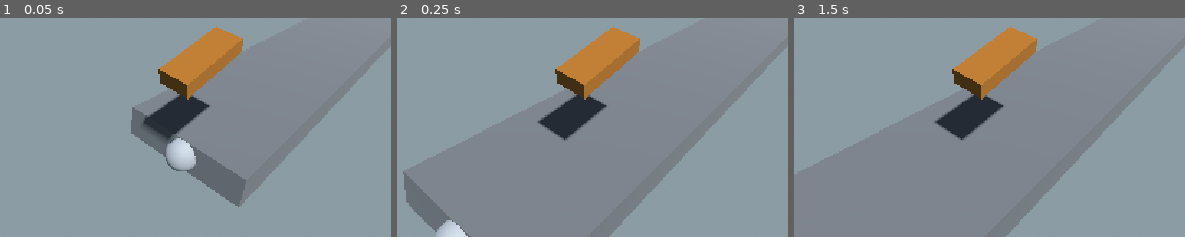
Above: before the commit, frames 1-3 (left to right).
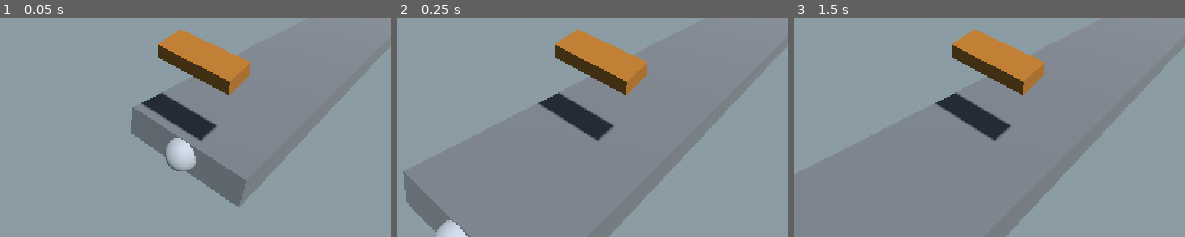
Above: after the commit, the same moments.

Repository: SlyZ1/ludum60
Game: Godot game, scene res://scenes/skate_prototype.tscn
Same seed, same stepped clock (60 frames per second), same inputs: the game is played once before the commit and once after it.
Inputs:
- Up to frame 1 (0.05 s): no input
- Up to frame 2 (0.25 s): no input
- Up to frame 3 (1.5 s): hold B (B) 0.53-1.28 s; tap F (F) at 0.8, 1.35 s; tap Enter at 1.25 s
The pictures show only the part of the screen within x 25-75%, y 39-89%; the shares and areas given below are measured in that part.

The runs differ from the first frame. In frame 1, 6.8% of the frame differs, in the area x 36-64%, y 3-58%; in frame 2, 6.7%; in frame 3, 6.7%.
Error after the commit: Invalid call. Nonexistent function 'apply_rotation' in base 'MeshInstance3D (skate_orientation.gd)'. (res://scripts/anim_controller.gd:24)

Commit message:
anim controller et tout

Diff:
--- a/combo_graph.json
+++ b/combo_graph.json
@@ -1,5 +1,5 @@
 {
-	"initial" : ["mauvais_saut", "debut_saut"],
+	"initial" : ["debut_saut"],
 	"states" : [
 		{
 			"name" : "mauvais_saut",
@@ -23,7 +23,7 @@
 			"name" : "saut",
 			"input" : "fHyb",
 			"duration" : 1.4,
-			"next" : ["kickflip_gauche", "kickflip_droite"]
+			"next" : ["kickflip_gauche", "kickflip_droite", "backflip"]
 		},
 		{
 			"name" : "kickflip_gauche",
@@ -36,6 +36,12 @@
 			"input" : "fhyB",
 			"duration" : 0.8,
 			"next" : []
+		},
+		{
+			"name" : "backflip",
+			"input" : "Fhyb",
+			"duration" : 1.2,
+			"next" : ["kickflip_droite", "kickflip_gauche"]
 		}
 	]
 }
--- a/prefabs/animation_template.tscn
+++ /dev/null
@@ -1,6 +0,0 @@
-[gd_scene format=3 uid="uid://beer4lbtggjgq"]
-
-[ext_resource type="Script" uid="uid://u4ge0gstrtnt" path="res://scripts/animation_template.gd" id="1_psmtb"]
-
-[node name="Node" type="Node" unique_id=680828578]
-script = ExtResource("1_psmtb")
--- a/scenes/skate_prototype.tscn
+++ b/scenes/skate_prototype.tscn
@@ -27,7 +27,7 @@
 sections = Array[PackedScene]([ExtResource("2_wc5y2"), ExtResource("4_vvnha")])
 
 [node name="Skate" parent="." unique_id=1567484574 instance=ExtResource("4_wc5y2")]
-transform = Transform3D(-1.9451564e-08, 0, 0.4449999, 0, 0.44499996, 0, -0.4449999, 0, -1.9451564e-08, 0, 3.160342, 0)
+transform = Transform3D(0.4449999, 0, 0, 0, 0.44499996, 0, 0, 0, 0.4449999, 0, 3.160342, 0)
 
 [node name="Camera3D" type="Camera3D" parent="." unique_id=483684695 node_paths=PackedStringArray("target")]
 transform = Transform3D(0.6203616, 0.49924627, -0.60490054, 0, 0.7712461, 0.6365372, 0.78431594, -0.39488325, 0.47845143, -6.0490055, 7.4649754, 4.7845144)
--- a/scripts/anim_controller.gd
+++ b/scripts/anim_controller.gd
@@ -1,23 +1,55 @@
 extends Node
+
+class BasicTrick:
+	var trick_name: String
+	var q: Quaternion
+
+	func _init(_trick_name: String) -> void:
+		trick_name = _trick_name
+		q = Quaternion.IDENTITY
+
+var active_tricks: Array[BasicTrick]
 
 func _ready() -> void:
 	TrickManager.trick_performed.connect(_on_trick)
+	TrickManager.trick_ended.connect(_on_trick_end)
 
 func _process(delta: float) -> void:
-	pass
+	var current_rotation: Quaternion = Quaternion(Vector3(0, 1, 0), -PI / 2)
+	for trick in active_tricks:
+		current_rotation *= trick.q
+		current_rotation = current_rotation.normalized()
 
-func tween_tour(noeud: Node3D, axe: Vector3, _angle: float, duree: float) -> Tween:
-	var depart: Basis = noeud.basis
-	var tween := noeud.create_tween()
+	#get_parent().rotation = (current_rotation.get_euler())
+	get_parent().apply_rotation(Basis(current_rotation))
+
+func tween_axis_angle(object: Object, property: String, axis: Vector3, target_angle: float, duration: float, curve: Curve = null) -> Tween:
+	var normalized_axis = axis.normalized()
+	var tween = create_tween()
+
 	tween.tween_method(
-		func(angle: float) -> void:
-			noeud.basis = depart * Basis(axe.normalized(), angle), 0.0, deg_to_rad(_angle), duree)\
-	.set_trans(Tween.TRANS_QUAD)\
-	.set_ease(Tween.EASE_OUT)
+		func(progress: float):
+			var curve_val = curve.sample(progress) if curve else progress
+			var current_angle = target_angle * curve_val
+			var q = Quaternion(normalized_axis, current_angle)
+			object.set(property, q),
+			0.0, 1.0, duration)
 	return tween
 
 func _on_trick(_name: String, _accuracy: float) -> void:
 	var _anim := TrickManager.get_resource(_name)
 	var _duration := TrickManager.get_trick_duration(_name)
 
-	tween_tour(get_parent(), _anim.rot_axis, _anim.rot_angle, _duration)
+	get_parent().apply_impulse(_anim.impulse_back, _anim.impulse_front)
+
+	var already_active := active_tricks.find_custom(func(trick): return trick.trick_name == _name)
+	if already_active != -1:
+		pass # TODO
+	elif abs(_anim.rot_angle) > 0.001:
+		var trick := BasicTrick.new(_name)
+		print(_name)
+		active_tricks.push_back(trick)
+		tween_axis_angle(trick, "q", _anim.rot_axis, deg_to_rad(_anim.rot_angle), _duration, _anim.curve)
+
+func _on_trick_end() -> void:
+	active_tricks.clear()
--- a/scripts/animation_template.gd
+++ b/scripts/animation_template.gd
@@ -3,5 +3,9 @@
 
 @export var rot_axis: Vector3
 @export var rot_angle: float
-@export var impulse: Vector3
+@export var impulse_front: float
+@export var impulse_back: float
 @export var curve: Curve
+
+func to_quaternion() -> Quaternion:
+	return Quaternion(rot_axis.normalized(), deg_to_rad(rot_angle))
--- a/scripts/trick_manager.gd
+++ b/scripts/trick_manager.gd
@@ -16,8 +16,6 @@
 const _xp_per_tier = [100, 200, 400, 800, 1600]
 var _xp := 0
 var _tier := 0
-
-var _kickflip = preload("res://prefabs/kick_flip.tres")
 
 func _reset() -> void:
 	_current_trick = ""
@@ -62,7 +60,7 @@
 			break
 
 func _trick_performed(_name: String, _accuracy: float) -> void:
-	print(_name)
+	#print(_name)
 	_nb_tricks_since_grounded += 1
 
 	var increased_by: int = 50 * _nb_tricks_since_grounded
@@ -83,7 +81,7 @@
 	trick_performed.emit(_name, _accuracy)
 
 func _trick_ended() -> void:
-	print("flop")
+	print("trick ended")
 	trick_ended.emit()
 	_reset()
 
@@ -91,4 +89,4 @@
 	return _tricks.get_node(_name).duration
 
 func get_resource(_name : String) -> Anim:
-	return _kickflip
+	return load("res://tricks/" + _name + ".tres")
--- /dev/null
+++ b/tricks/backflip.tres
@@ -0,0 +1,9 @@
+[gd_resource type="Resource" script_class="Anim" format=3 uid="uid://bg0e8c7c2t1xx"]
+
+[ext_resource type="Script" uid="uid://u4ge0gstrtnt" path="res://scripts/animation_template.gd" id="1_vlq55"]
+
+[resource]
+script = ExtResource("1_vlq55")
+rot_axis = Vector3(1, 0, 0)
+rot_angle = -360.0
+metadata/_custom_type_script = "uid://u4ge0gstrtnt"
--- /dev/null
+++ b/tricks/debut_saut.tres
@@ -0,0 +1,9 @@
+[gd_resource type="Resource" script_class="Anim" format=3 uid="uid://bjuos7cjmytrt"]
+
+[ext_resource type="Script" uid="uid://u4ge0gstrtnt" path="res://scripts/animation_template.gd" id="1_fgb86"]
+
+[resource]
+script = ExtResource("1_fgb86")
+rot_axis = Vector3(1, 0, 0)
+impulse_front = 1.0
+metadata/_custom_type_script = "uid://u4ge0gstrtnt"
--- /dev/null
+++ b/tricks/instable_saut.tres
@@ -0,0 +1,10 @@
+[gd_resource type="Resource" script_class="Anim" format=3 uid="uid://qfyvhvk1t6wa"]
+
+[ext_resource type="Script" uid="uid://u4ge0gstrtnt" path="res://scripts/animation_template.gd" id="1_fe6b6"]
+
+[resource]
+script = ExtResource("1_fe6b6")
+rot_axis = Vector3(1, 0, 0)
+impulse_front = 2.0
+impulse_back = 2.0
+metadata/_custom_type_script = "uid://u4ge0gstrtnt"
--- /dev/null
+++ b/tricks/kickflip_droite.tres
@@ -0,0 +1,9 @@
+[gd_resource type="Resource" script_class="Anim" format=3 uid="uid://bhb1ripb4or7v"]
+
+[ext_resource type="Script" uid="uid://u4ge0gstrtnt" path="res://scripts/animation_template.gd" id="1_dy3i5"]
+
+[resource]
+script = ExtResource("1_dy3i5")
+rot_axis = Vector3(0, 0, 1)
+rot_angle = -360.0
+metadata/_custom_type_script = "uid://u4ge0gstrtnt"
--- /dev/null
+++ b/tricks/saut.tres
@@ -0,0 +1,9 @@
+[gd_resource type="Resource" script_class="Anim" format=3 uid="uid://dunktfced5pfd"]
+
+[ext_resource type="Script" uid="uid://u4ge0gstrtnt" path="res://scripts/animation_template.gd" id="1_d838m"]
+
+[resource]
+script = ExtResource("1_d838m")
+rot_axis = Vector3(1, 0, 0)
+impulse_front = -1.0
+metadata/_custom_type_script = "uid://u4ge0gstrtnt"
Renamed: prefabs/kick_flip.tres -> tricks/kickflip_gauche.tres
